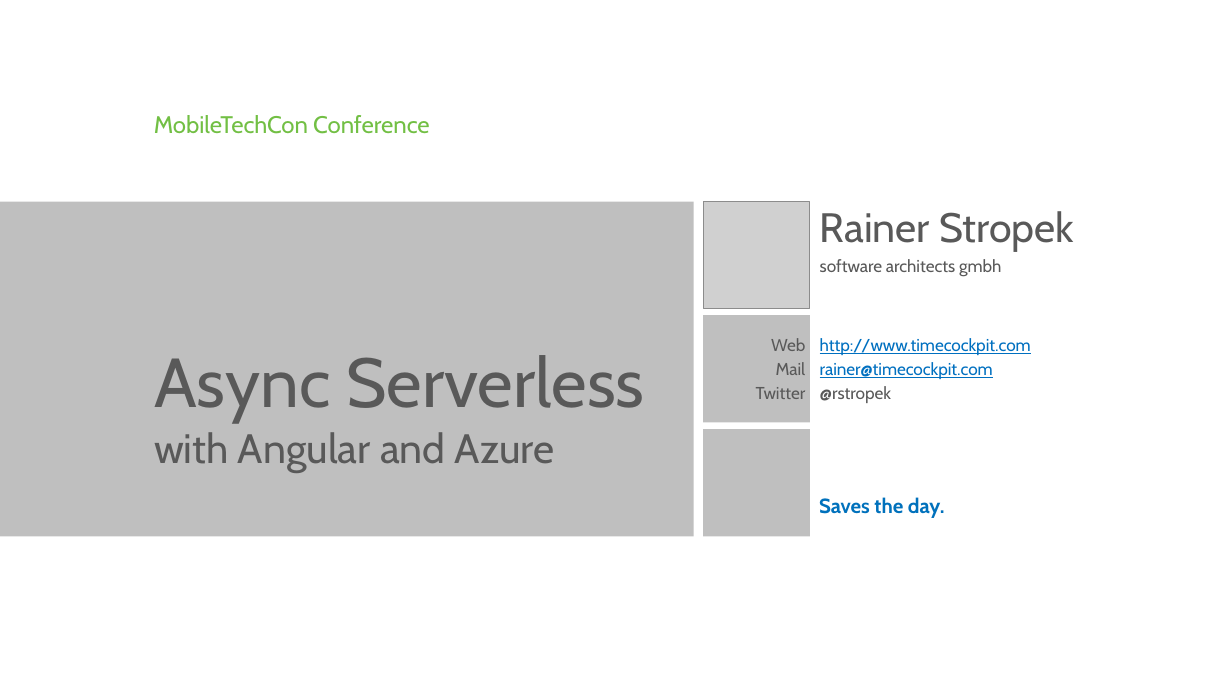
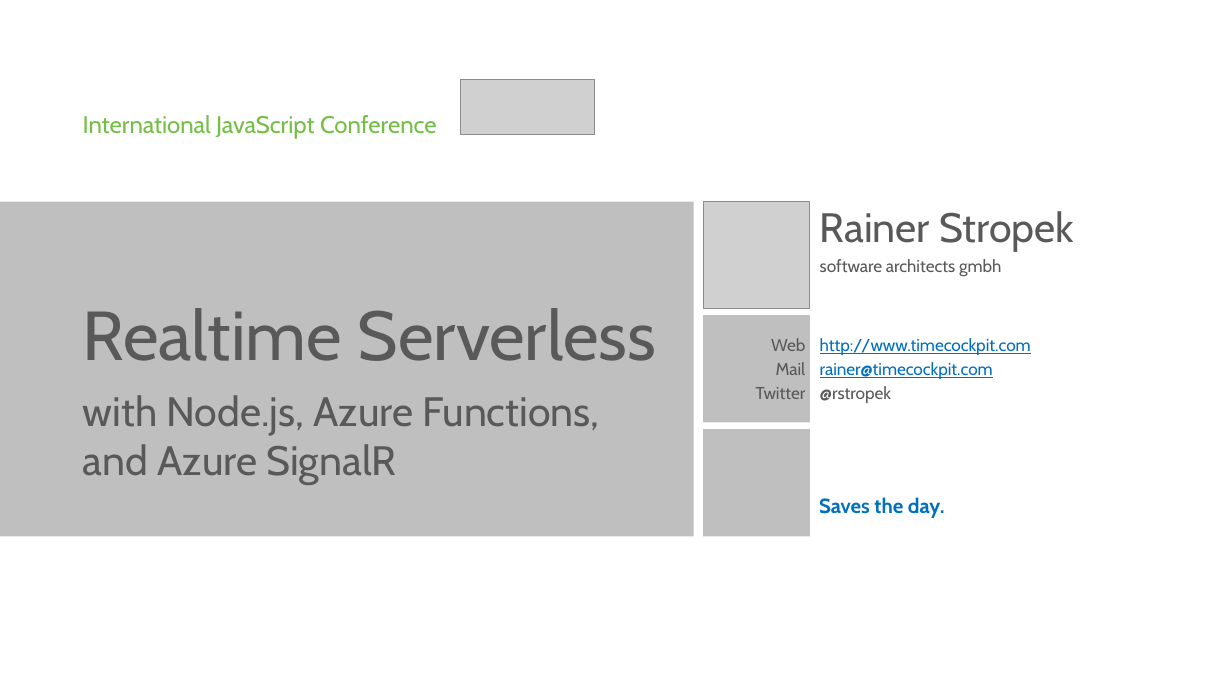
Before and after one commit to rstropek/Samples, a slide deck: slide 1 of AsyncAngular/Slides/AsyncServerless.pptx. Drawn at 1232x693 pixels with LibreOffice and Linux fonts; fonts in the diff are those of the drawing; grey boxes stand for pictures; background and template pictures are left out. Boxes give left, top, right and bottom in pixels: in the first picture for what was removed or moved away, otherwise in the second. Text is boxed around its words. In the diff, an @@ line names an element or a change of style, - is before the commit and + after.

```diff
--- a/AsyncAngular/Slides/AsyncServerless.pptx
+++ b/AsyncAngular/Slides/AsyncServerless.pptx
@@ picture added at [461,79,595,134] @@
@@ text at [83,115,437,139]: text changed @@
-MobileTechCon Conference
+International JavaScript Conference
@@ title at [83,308,656,361]: text changed @@
-Async Serverless
+Realtime Serverless
@@ text at [83,395,600,485]: text changed @@
-with Angular and Azure
+with Node.js, Azure Functions, and Azure SignalR
```
Also in this commit, not shown: 1 other slide changed, 32 other files.
